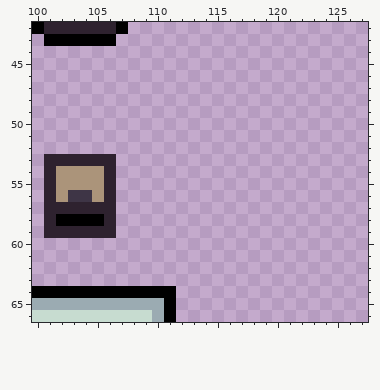
One commit to this pixel-art file: Projects/TastyRoad/Assets/Sprites/canvas_UI.aseprite. The picture above was drawn from the file before the commit.
128x144 pixels, 1 frame. Colours within 5 levels of each other are drawn and written as one. Shown: x 100..127, y 42..66.
And afterwards:
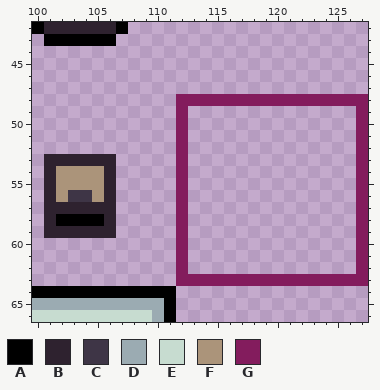
Palette (. is transparent): A #000000  B #2e222f  C #3e3546  D #9babb2  E #c7dcd0  F #ab947a  G #831c5d
Change:
@@ x 110..127 @@
 47 ..................
-48 ..................
-49 ..................
-50 ..................
-51 ..................
-52 ..................
-53 ..................
-54 ..................
-55 ..................
-56 ..................
-57 ..................
-58 ..................
-59 ..................
-60 ..................
-61 ..................
-62 ..................
-63 ..................
+48 ..GGGGGGGGGGGGGGGG
+49 ..G..............G
+50 ..G..............G
+51 ..G..............G
+52 ..G..............G
+53 ..G..............G
+54 ..G..............G
+55 ..G..............G
+56 ..G..............G
+57 ..G..............G
+58 ..G..............G
+59 ..G..............G
+60 ..G..............G
+61 ..G..............G
+62 ..G..............G
+63 ..GGGGGGGGGGGGGGGG
 64 AA................
Pixel boxes of the changes (left, top, right, bottom) in both pictures:
added: (176, 94, 368, 286)
